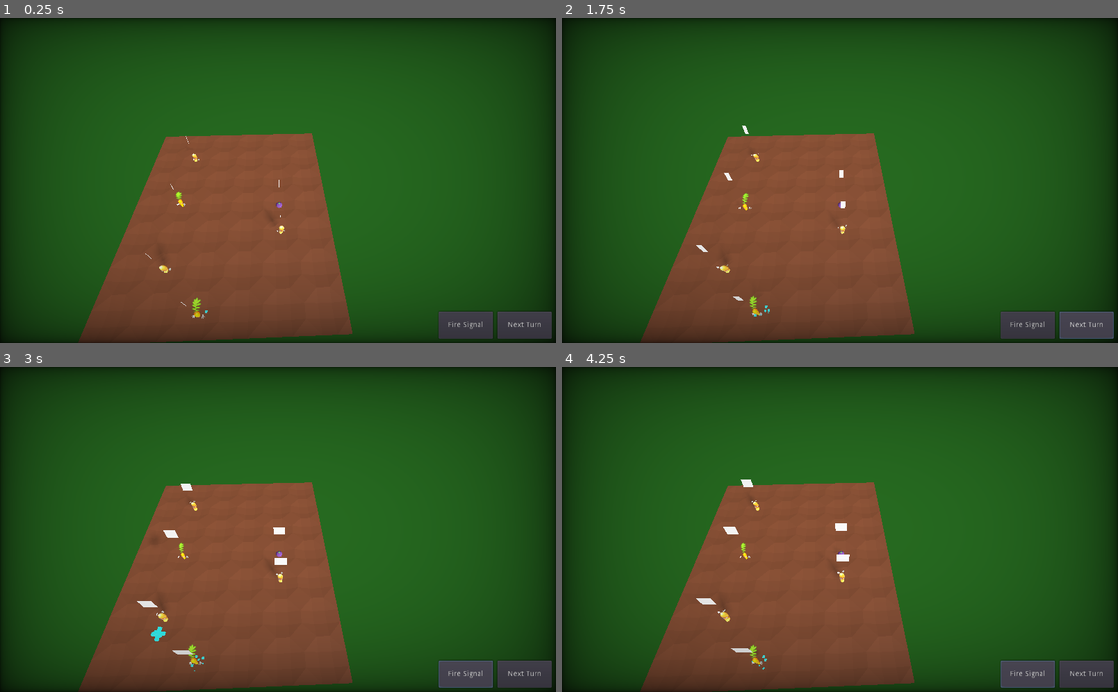
Above: before the commit, frames 1-4 (two rows, left to right).
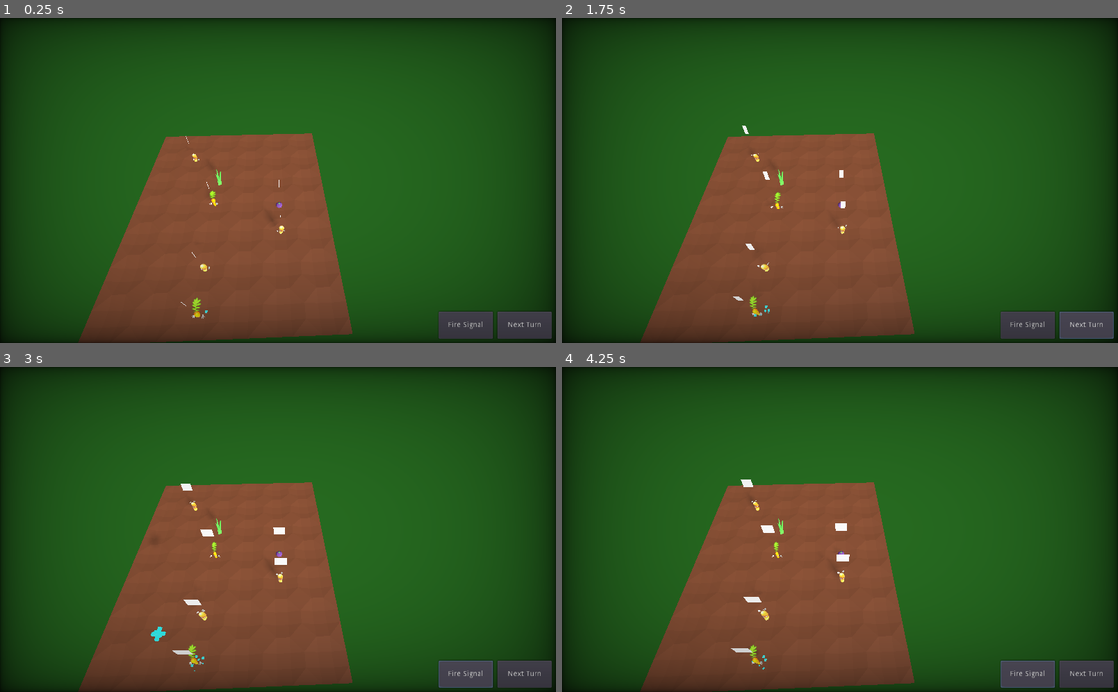
Above: after the commit, the same moments.

Repository: wingedadventurer/gwj-xii
Game: Godot game, scene res://scenes/levels/level_test.tscn
Same seed, same stepped clock (60 frames per second), same inputs: the game is played once before the commit and once after it.
Inputs:
- Up to frame 1 (0.25 s): no input
- Up to frame 2 (1.75 s): click "Next Turn" at 0.5 s; click "Next Turn" at 1.25 s
- Up to frame 3 (3 s): click "Fire Signal" at 2 s; click "Fire Signal" at 2.75 s
- Up to frame 4 (4.25 s): click "Fire Signal" at 3.5 s

The runs differ from the first frame. In frame 1, 0.2% of the frame differs, in the area x 26-40%, y 46-79%; in frame 2, 0.2%; in frame 3, 0.4%; in frame 4, 0.4%, in the area x 24-40%, y 46-79%.

Commit message:
Add celery (signal end point)

Diff:
--- /dev/null
+++ b/godot-project/models/celery_temp.tscn
@@ -0,0 +1,38 @@
+[gd_scene load_steps=5 format=2]
+
+[sub_resource type="SpatialMaterial" id=1]
+albedo_color = Color( 0.239216, 0.556863, 0.172549, 1 )
+
+[sub_resource type="CubeMesh" id=2]
+size = Vector3( 0.1, 0.1, 0.4 )
+
+[sub_resource type="CylinderMesh" id=3]
+top_radius = 0.01
+bottom_radius = 0.04
+height = 0.5
+
+[sub_resource type="SpatialMaterial" id=4]
+albedo_color = Color( 0.203922, 0.470588, 0.152941, 1 )
+
+[node name="model_celery_temp" type="Spatial"]
+
+[node name="main" type="MeshInstance" parent="."]
+transform = Transform( 1, 0, 0, 0, -4.37114e-008, 1, 0, -1, -4.37114e-008, 0, -0.1, 0 )
+material_override = SubResource( 1 )
+mesh = SubResource( 2 )
+material/0 = null
+
+[node name="leaf" type="MeshInstance" parent="main"]
+transform = Transform( 1, 0, 0, 0, -0.226108, -0.974102, 0, 0.974102, -0.226108, 0, -0.0650716, 0.391467 )
+mesh = SubResource( 3 )
+material/0 = SubResource( 4 )
+
+[node name="leaf_2" type="MeshInstance" parent="main"]
+transform = Transform( -0.0159243, 0.226079, 0.973979, 0.999873, 0.00360057, 0.0155119, 4.37058e-008, 0.974102, -0.226108, 0.0699834, -0.00203755, 0.391467 )
+mesh = SubResource( 3 )
+material/0 = SubResource( 4 )
+
+[node name="leaf_3" type="MeshInstance" parent="main"]
+transform = Transform( -0.999999, -0.000252122, -0.00108617, -0.00111505, 0.226108, 0.974102, -4.87404e-011, 0.974102, -0.226108, -0.00722285, 0.0287865, 0.391467 )
+mesh = SubResource( 3 )
+material/0 = SubResource( 4 )
--- a/godot-project/models/units/potato_temp.tscn
+++ /dev/null
@@ -1,39 +0,0 @@
-[gd_scene load_steps=5 format=2]
-
-[sub_resource type="CapsuleMesh" id=1]
-radius = 0.1
-mid_height = 0.1
-radial_segments = 32
-
-[sub_resource type="SpatialMaterial" id=2]
-albedo_color = Color( 0.572549, 0.466667, 0.219608, 1 )
-
-[sub_resource type="CylinderMesh" id=3]
-top_radius = 0.001
-bottom_radius = 0.02
-height = 0.2
-
-[sub_resource type="SpatialMaterial" id=4]
-albedo_color = Color( 0.203922, 0.470588, 0.152941, 1 )
-
-[node name="potato_model_temp" type="Spatial"]
-
-[node name="main" type="MeshInstance" parent="."]
-transform = Transform( 1, 0, 0, 0, -4.37114e-008, 1, 0, -1, -4.37114e-008, 0, -0.1, 0 )
-mesh = SubResource( 1 )
-material/0 = SubResource( 2 )
-
-[node name="leaf" type="MeshInstance" parent="main"]
-transform = Transform( 1, 0, 0, 0, -0.226108, -0.974102, 0, 0.974102, -0.226108, 0, -0.0650716, 0.238764 )
-mesh = SubResource( 3 )
-material/0 = SubResource( 4 )
-
-[node name="leaf_2" type="MeshInstance" parent="main"]
-transform = Transform( -0.0159243, 0.226079, 0.973979, 0.999873, 0.00360057, 0.0155119, 4.37058e-008, 0.974102, -0.226108, 0.0699834, -0.00203754, 0.238764 )
-mesh = SubResource( 3 )
-material/0 = SubResource( 4 )
-
-[node name="leaf_3" type="MeshInstance" parent="main"]
-transform = Transform( -0.999999, -0.000252122, -0.00108617, -0.00111505, 0.226108, 0.974102, -4.87404e-011, 0.974102, -0.226108, -0.00722285, 0.0287865, 0.238764 )
-mesh = SubResource( 3 )
-material/0 = SubResource( 4 )
--- /dev/null
+++ b/godot-project/scenes/celery.tscn
@@ -0,0 +1,20 @@
+[gd_scene load_steps=4 format=2]
+
+[ext_resource path="res://scripts/celery.gd" type="Script" id=1]
+[ext_resource path="res://models/celery_temp.tscn" type="PackedScene" id=2]
+
+[sub_resource type="BoxShape" id=1]
+extents = Vector3( 0.3, 0.3, 0.3 )
+
+[node name="celery" type="Spatial"]
+script = ExtResource( 1 )
+
+[node name="model_celery_temp" parent="." instance=ExtResource( 2 )]
+
+[node name="signal_receive_area" type="Area" parent="."]
+collision_layer = 0
+collision_mask = 4
+
+[node name="collision_shape" type="CollisionShape" parent="signal_receive_area"]
+shape = SubResource( 1 )
+[connection signal="body_entered" from="signal_receive_area" to="." method="_on_signal_receive_area_body_entered"]
--- a/godot-project/scenes/levels/level_test.tscn
+++ b/godot-project/scenes/levels/level_test.tscn
@@ -6,6 +6,7 @@
 [ext_resource path="res://scenes/units/unit_potato.tscn" type="PackedScene" id=4]
 [ext_resource path="res://scenes/units/unit_onion.tscn" type="PackedScene" id=5]
 [ext_resource path="res://scenes/signal_start.tscn" type="PackedScene" id=6]
+[ext_resource path="res://scenes/celery.tscn" type="PackedScene" id=7]
 
 [node name="level" index="0" instance=ExtResource( 1 )]
 
@@ -14,6 +15,9 @@
 
 [node name="collision_polygon" parent="playable_area" index="0"]
 polygon = PoolVector2Array( -3.44898, -1.43682, 1.44412, -1.43818, 1.39856, 4.39782, -3.46477, 4.42825 )
+
+[node name="tiles" parent="." index="2"]
+editor/display_folded = true
 
 [node name="tile_dirt" parent="tiles" index="0" instance=ExtResource( 2 )]
 
@@ -140,8 +144,11 @@
 [node name="tile_dirt_18" parent="tiles" index="41" instance=ExtResource( 2 )]
 transform = Transform( 1, 0, 0, 0, 1, 0, 0, 0, 1, -3, 0, 3 )
 
+[node name="units" parent="." index="3"]
+editor/display_folded = true
+
 [node name="unit_carrot" parent="units" index="0" instance=ExtResource( 3 )]
-transform = Transform( 1, 0, 0, 0, 1, 0, 0, 0, 1, -3, 0, 1 )
+transform = Transform( 1, 0, 0, 0, 1, 0, 0, 0, 1, -2, 0, 1 )
 
 [node name="unit_carrot_2" parent="units" index="1" instance=ExtResource( 3 )]
 transform = Transform( 1, 0, 0, 0, 1, 0, 0, 0, 1, -2, 0, 4 )
@@ -154,7 +161,7 @@
 transform = Transform( 1, 0, 0, 0, 1, 0, 0, 0, 1, -3, 0, -1 )
 
 [node name="unit_potato_3" parent="units" index="4" instance=ExtResource( 4 )]
-transform = Transform( 1, 0, 0, 0, 1, 0, 0, 0, 1, -3, 0, 3 )
+transform = Transform( 1, 0, 0, 0, 1, 0, 0, 0, 1, -2, 0, 3 )
 
 [node name="unit_onion" parent="units" index="5" instance=ExtResource( 5 )]
 transform = Transform( 1, 0, 0, 0, 1, 0, 0, 0, 1, 0, 0, 1 )
@@ -172,4 +179,7 @@
 [node name="signal_start" parent="." index="6" instance=ExtResource( 6 )]
 transform = Transform( 1, 0, 0, 0, 1, 0, 0, 0, 1, -2, 0, 4 )
 
+[node name="celery" parent="." index="7" instance=ExtResource( 7 )]
+transform = Transform( 1, 0, 0, 0, 1, 0, 0, 0, 1, -2, 0, 0 )
+
 [editable path="playable_area"]
--- a/godot-project/scenes/unit.tscn
+++ b/godot-project/scenes/unit.tscn
@@ -34,7 +34,6 @@
 shape = SubResource( 1 )
 
 [node name="signal_receive_area" type="Area" parent="."]
-editor/display_folded = true
 transform = Transform( 1, 0, 0, 0, 1, 0, 0, 0, 1, 0, 0.25, 0 )
 collision_layer = 0
 collision_mask = 4
--- /dev/null
+++ b/godot-project/scripts/celery.gd
@@ -0,0 +1,6 @@
+extends Spatial
+
+func _on_signal_receive_area_body_entered(body) -> void:
+		if body is class_signal:
+			body.queue_free()
+			print("Celery caught signal!")
--- a/godot-project/scripts/signal_start.gd
+++ b/godot-project/scripts/signal_start.gd
@@ -1,6 +1,4 @@
 extends Spatial
-
-var scene_signal = preload("res://scenes/signal.tscn")
 
 onready var signal_launcher = $signal_launcher
 
--- a/godot-project/scripts/unit.gd
+++ b/godot-project/scripts/unit.gd
@@ -1,8 +1,6 @@
 tool
 extends Spatial
 class_name class_unit
-
-var scene_signal = preload("res://scenes/signal.tscn")
 
 export var buried := true
 
Not shown: 1 places in godot-project/scenes/levels/level_test.tscn that only renumber resources
